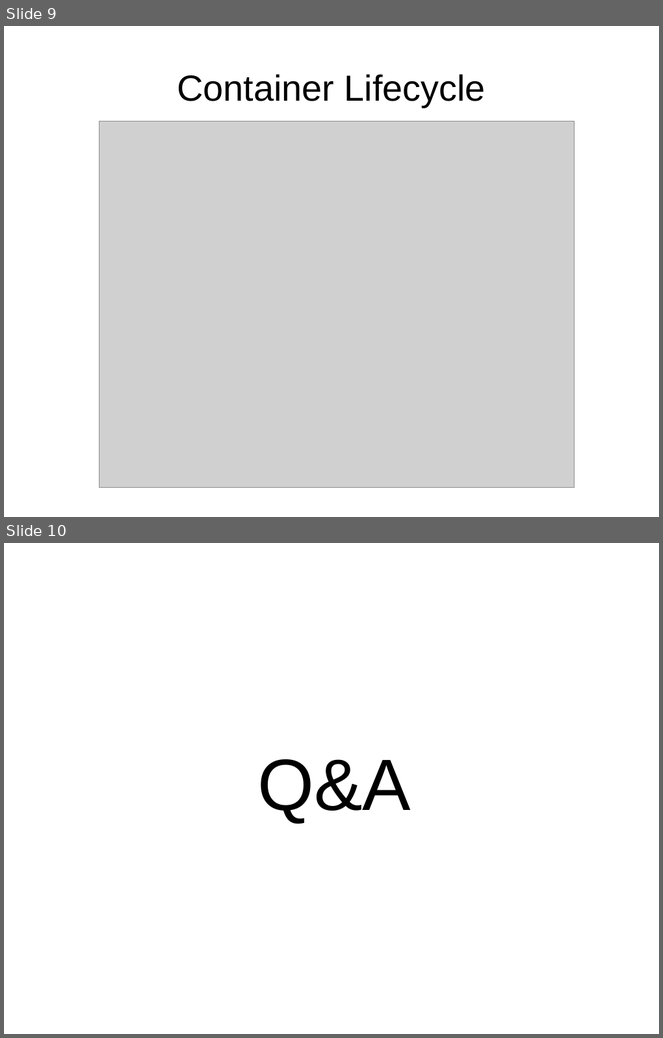
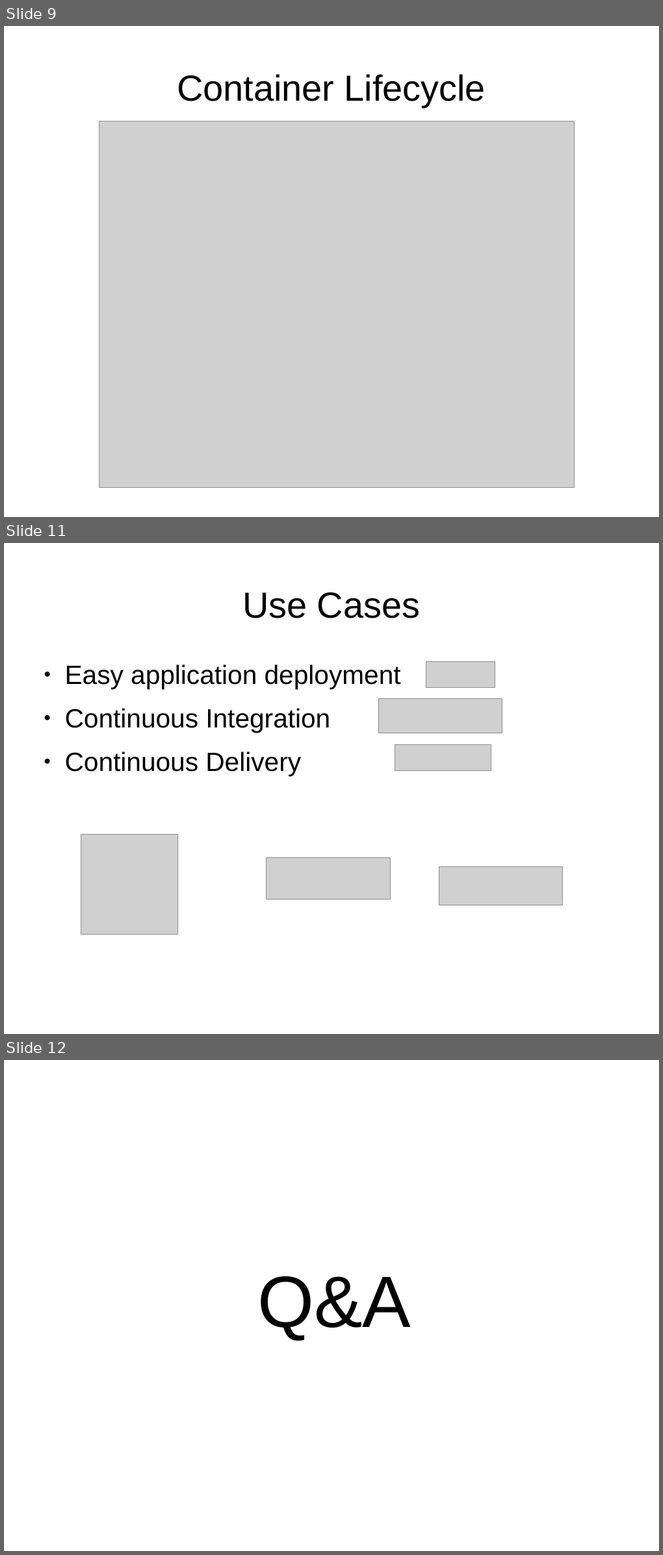
Before and after one commit to kdkanishka/DockerTechTalk, a slide deck: presentation/docker presentation.odp. Shown one above the other, each under a label of ours: slides 9 and 10 before the commit, slides 9, 11 and 12 after it; the slides between them are not shown. The pictures are 663x1038 and 663x1555 pixels, drawn with LibreOffice and Linux fonts; fonts in the diff are those of the drawing; grey boxes stand for pictures. Boxes give left, top, right and bottom in pixels: in the first picture for what was removed or moved away, otherwise in the second. Text is boxed around its words. In the diff, an @@ line names an element or a change of style, - is before the commit and + after.

Commit message:
Updated use cases in presentation

```diff
--- a/presentation/docker presentation.odp
+++ b/presentation/docker presentation.odp
@@ slide 11 added at (4,543,659,1034), background #FFFFFF @@
@@ title added at (243,592,420,618), 44 pt, text #000000 @@
+Use Cases
@@ text added at (65,665,401,776), 32 pt, text #000000 @@
+● Easy application deployment
+● Continuous Integration
+● Continuous Delivery
@@ picture added at (426,662,495,688) @@
@@ picture added at (378,699,503,733) @@
@@ picture added at (395,745,492,771) @@
@@ picture added at (81,834,178,935) @@
@@ picture added at (267,858,391,900) @@
@@ picture added at (440,867,563,906) @@
@@ what was slide 10 is now slide 12 @@
```
Also in this commit, not shown: 1 other slide added.
